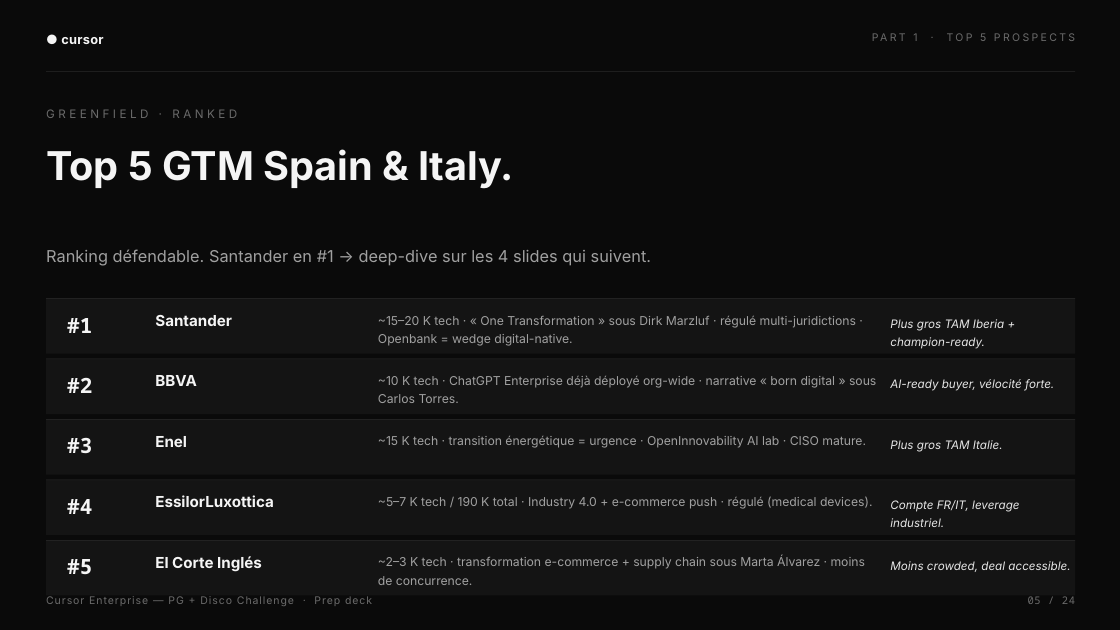
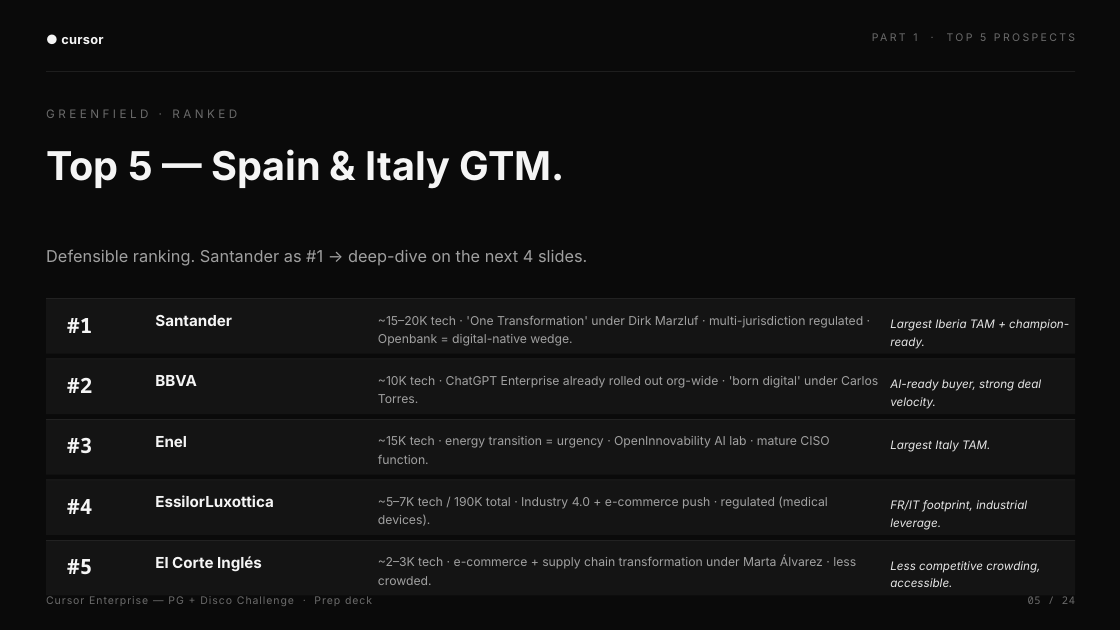
Before and after one commit to heliemonnoyeur-source/media-ae-cockpit, a slide deck: slide 5 of decks/Cursor_Enterprise_Disco_Challenge.pptx. Drawn at 1120x630 pixels with LibreOffice and Linux fonts; fonts in the diff are those of the drawing. Boxes give left, top, right and bottom in pixels: in the first picture for what was removed or moved away, otherwise in the second. Text is boxed around its words. In the diff, an @@ line names an element or a change of style, - is before the commit and + after.

```diff
--- a/decks/Cursor_Enterprise_Disco_Challenge.pptx
+++ b/decks/Cursor_Enterprise_Disco_Challenge.pptx
@@ text at [46, 149, 565, 189]: text changed @@
-Top 5 GTM Spain & Italy.
+Top 5 — Spain & Italy GTM.
@@ text at [46, 249, 587, 266]: text changed @@
-Ranking défendable. Santander en #1 → deep-dive sur les 4 slides qui suivent.
+Defensible ranking. Santander as #1 → deep-dive on the next 4 slides.
@@ text at [378, 316, 863, 346]: text changed @@
-~15–20 K tech · « One Transformation » sous Dirk Marzluf · régulé multi-juridictions · Openbank = wedge digital-native.
+~15–20K tech · 'One Transformation' under Dirk Marzluf · multi-jurisdiction regulated · Openbank = digital-native wedge.
@@ text at [890, 319, 1069, 349]: text changed @@
-Plus gros TAM Iberia + champion-ready.
+Largest Iberia TAM + champion-ready.
@@ text at [378, 376, 878, 403]: text changed @@
-~10 K tech · ChatGPT Enterprise déjà déployé org-wide · narrative « born digital » sous Carlos Torres.
+~10K tech · ChatGPT Enterprise already rolled out org-wide · 'born digital' under Carlos Torres.
@@ text at [890, 379, 1042, 409]: text changed @@
-AI-ready buyer, vélocité forte.
+AI-ready buyer, strong deal velocity.
@@ text at [378, 436, 829, 464]: text changed @@
-~15 K tech · transition énergétique = urgence · OpenInnovability AI lab · CISO mature.
+~15K tech · energy transition = urgency · OpenInnovability AI lab · mature CISO function.
@@ text at [890, 440, 990, 452]: text changed @@
-Plus gros TAM Italie.
+Largest Italy TAM.
@@ text at [378, 496, 827, 526]: text changed @@
-~5–7 K tech / 190 K total · Industry 4.0 + e-commerce push · régulé (medical devices).
+~5–7K tech / 190K total · Industry 4.0 + e-commerce push · regulated (medical devices).
@@ text at [890, 500, 1027, 530]: text changed @@
-Compte FR/IT, leverage industriel.
+FR/IT footprint, industrial leverage.
@@ text at [378, 557, 856, 585]: text changed @@
-~2–3 K tech · transformation e-commerce + supply chain sous Marta Álvarez · moins de concurrence.
+~2–3K tech · e-commerce + supply chain transformation under Marta Álvarez · less crowded.
@@ text at [890, 561, 1040, 587]: text changed @@
-Moins crowded, deal accessible.
+Less competitive crowding, accessible.
```
Also in this commit, not shown: 22 other slides changed, 1 slide added, 1 slide removed, 27 other files.
